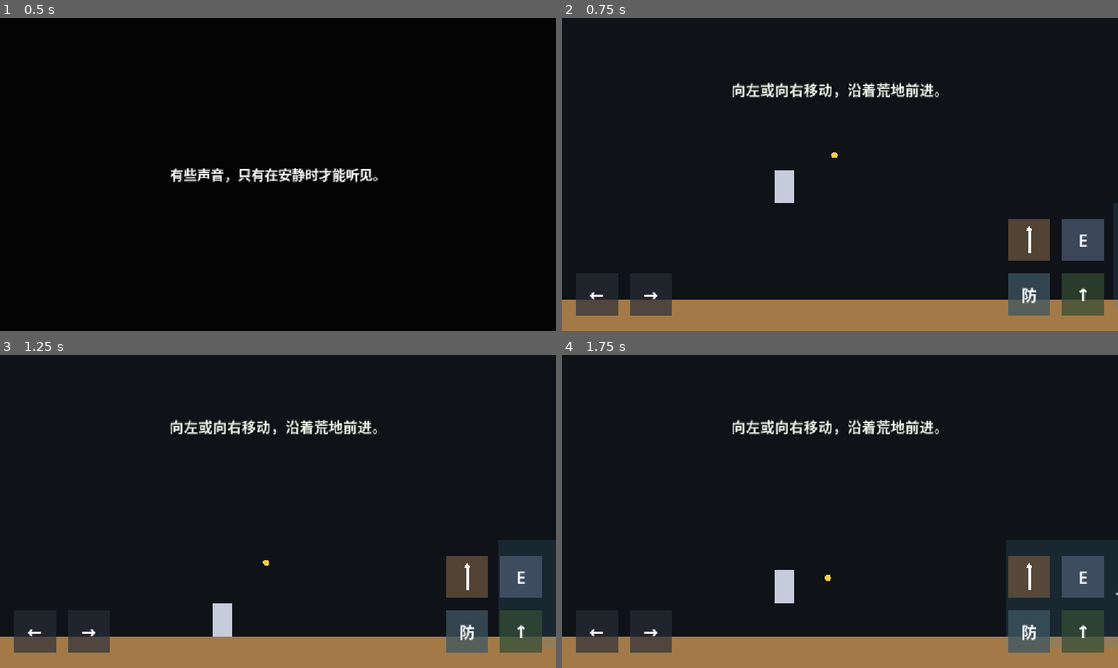
Above: before the commit, frames 1-4 (two rows, left to right).
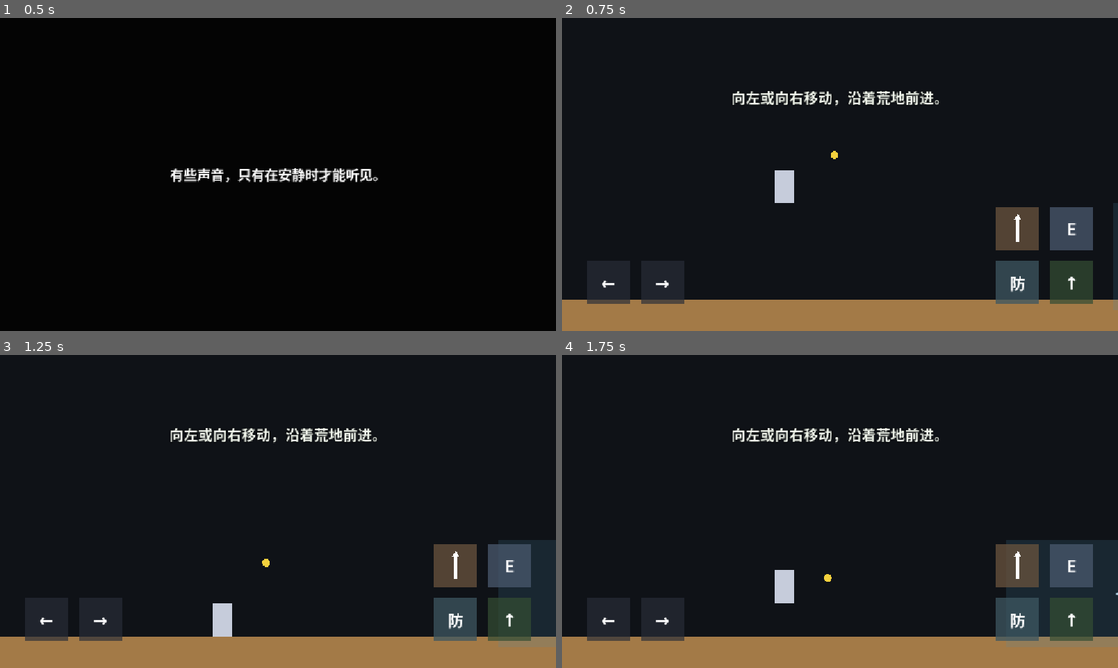
Above: after the commit, the same moments.

Repository: wenshuchuan0101-lab/A-Gift-for-the-land
Game: Godot game, scene res://Opening.tscn
Two runs of this game, one before a commit and one after it. Both use one fixed random seed, a clock stepped at 60 frames per second and the inputs below.
Inputs (mouse positions are in pixels of both pictures, inside the frame that each line leads up to):
- Up to frame 1 (0.5 s): no input
- Up to frame 2 (0.75 s): tap Enter at 0.5 s; move the mouse to (962, 158) at 0.52 s; hold D (move_right) from 0.53 s (still down); tap Q (anchor) at 0.6 s; click (962, 158) at 0.67 s
- Up to frame 3 (1.25 s): keep holding D (move_right); tap Space (jump) at 0.77 s; tap E (interact) at 0.8 s
- Up to frame 4 (1.75 s): keep holding D (move_right); move the mouse to (728, 527) at 1.27 s; tap E (interact) at 1.35 s; click (728, 527) at 1.42 s; tap Space (jump) at 1.52 s; tap Q (anchor) at 1.55 s

Frame 1 is identical in both runs. In frame 2, 6.8% of the frame differs, in the area x 2-98%, y 20-96%; in frame 3, 6.8%; in frame 4, 6.8%.

Commit message:
完成第一章Demo移动端适配与稳定性优化

Diff:
--- a/Demo_Level.tscn
+++ b/Demo_Level.tscn
@@ -32,7 +32,7 @@
 size = Vector2(80, 220)
 
 [sub_resource type="RectangleShape2D" id="RectangleShape2D_grass_slow_zone"]
-size = Vector2(600, 220)
+size = Vector2(1200, 220)
 
 [sub_resource type="RectangleShape2D" id="RectangleShape2D_final_danger"]
 size = Vector2(180, 220)
@@ -117,13 +117,17 @@
 energy_reward = 20.0
 
 [node name="GrassChaseSlowZone" type="Area2D" parent="GrassArea"]
-position = Vector2(6000, 470)
+position = Vector2(5500, 470)
 collision_layer = 0
 collision_mask = 1
 monitoring = true
 
 [node name="CollisionShape2D" type="CollisionShape2D" parent="GrassArea/GrassChaseSlowZone"]
 shape = SubResource("RectangleShape2D_grass_slow_zone")
+
+[node name="GrassRouteVisual" type="Polygon2D" parent="GrassArea/GrassChaseSlowZone"]
+polygon = PackedVector2Array(-600, 78, 600, 78, 600, 110, -600, 110)
+color = Color(0.22, 0.5, 0.25, 0.18)
 
 [node name="MapPoint" type="Area2D" parent="."]
 position = Vector2(2750, 525)
@@ -133,6 +137,7 @@
 script = ExtResource("3_map_point")
 player_path = NodePath("../PlayerSpawn/Player")
 map_panel_path = NodePath("../MapUI/MapPanel")
+mobile_controls_path = NodePath("../MobileControls")
 
 [node name="CollisionShape2D" type="CollisionShape2D" parent="MapPoint"]
 shape = SubResource("CircleShape2D_map_point")
@@ -220,7 +225,7 @@
 shape = SubResource("RectangleShape2D_final_danger")
 
 [node name="TreeShadow" parent="EndingSequence" instance=ExtResource("15_tree_shadow")]
-position = Vector2(7800, 560)
+position = Vector2(7720, 560)
 
 [node name="EndingSequenceController" type="Node" parent="EndingSequence"]
 script = ExtResource("16_ending_sequence")
@@ -361,10 +366,10 @@
 anchors_preset = 2
 anchor_top = 1.0
 anchor_bottom = 1.0
-offset_left = 24.0
-offset_top = -128.0
-offset_right = 232.0
-offset_bottom = -24.0
+offset_left = 48.0
+offset_top = -152.0
+offset_right = 256.0
+offset_bottom = -48.0
 grow_vertical = 0
 mouse_filter = 2
 
@@ -421,10 +426,10 @@
 anchor_top = 1.0
 anchor_right = 1.0
 anchor_bottom = 1.0
-offset_left = -120.0
-offset_top = -128.0
-offset_right = -24.0
-offset_bottom = -24.0
+offset_left = -144.0
+offset_top = -152.0
+offset_right = -48.0
+offset_bottom = -48.0
 grow_horizontal = 0
 grow_vertical = 0
 mouse_filter = 2
@@ -459,10 +464,10 @@
 anchor_top = 1.0
 anchor_right = 1.0
 anchor_bottom = 1.0
-offset_left = -232.0
-offset_top = -128.0
-offset_right = -136.0
-offset_bottom = -24.0
+offset_left = -256.0
+offset_top = -152.0
+offset_right = -160.0
+offset_bottom = -48.0
 grow_horizontal = 0
 grow_vertical = 0
 mouse_filter = 2
@@ -497,10 +502,10 @@
 anchor_top = 1.0
 anchor_right = 1.0
 anchor_bottom = 1.0
-offset_left = -232.0
-offset_top = -240.0
-offset_right = -136.0
-offset_bottom = -144.0
+offset_left = -256.0
+offset_top = -264.0
+offset_right = -160.0
+offset_bottom = -168.0
 grow_horizontal = 0
 grow_vertical = 0
 mouse_filter = 2
@@ -527,10 +532,10 @@
 anchor_top = 1.0
 anchor_right = 1.0
 anchor_bottom = 1.0
-offset_left = -120.0
-offset_top = -240.0
-offset_right = -24.0
-offset_bottom = -144.0
+offset_left = -144.0
+offset_top = -264.0
+offset_right = -48.0
+offset_bottom = -168.0
 grow_horizontal = 0
 grow_vertical = 0
 mouse_filter = 2
@@ -588,9 +593,9 @@
 anchors_preset = 10
 anchor_right = 1.0
 offset_left = 160.0
-offset_top = 96.0
+offset_top = 112.0
 offset_right = -160.0
-offset_bottom = 200.0
+offset_bottom = 216.0
 grow_horizontal = 2
 mouse_filter = 2
 theme_override_colors/font_color = Color(0.94, 0.96, 0.92, 1)
@@ -637,7 +642,7 @@
 theme_override_colors/font_color = Color(0.96, 0.94, 0.86, 1)
 theme_override_colors/font_outline_color = Color(0.02, 0.025, 0.03, 1)
 theme_override_constants/outline_size = 4
-theme_override_font_sizes/font_size = 24
+theme_override_font_sizes/font_size = 26
 text = "如果你看到这封信，\n说明风还没有停。\n\n我们曾经以为，\n只要建起足够高的墙，\n就能保护这片土地。\n\n后来我们才明白。\n\n土地需要的不是墙。\n\n而是有人愿意留下来。\n\n沿着风吹来的方向走，\n那里还有乐园留下的痕迹。"
 horizontal_alignment = 1
 vertical_alignment = 1
@@ -681,19 +686,58 @@
 grow_vertical = 2
 mouse_filter = 2
 
-[node name="RouteVisual" type="Polygon2D" parent="MapUI/MapPanel/MapContent"]
-polygon = PackedVector2Array(-270, 70, -170, 20, -70, 55, 40, -10, 160, 25, 270, -75)
-color = Color(0.86, 0.68, 0.32, 1)
+[node name="RouteVisual" type="Line2D" parent="MapUI/MapPanel/MapContent"]
+position = Vector2(360, 190)
+points = PackedVector2Array(-270, 70, -170, 20, -70, 55, 40, -10, 160, 25, 270, -75)
+width = 12.0
+default_color = Color(0.86, 0.68, 0.32, 1)
+antialiased = true
 
 [node name="Text" type="Label" parent="MapUI/MapPanel/MapContent"]
 layout_mode = 0
-offset_left = -320.0
-offset_top = 120.0
-offset_right = 320.0
-offset_bottom = 200.0
+offset_left = 40.0
+offset_top = 300.0
+offset_right = 680.0
+offset_bottom = 380.0
 mouse_filter = 2
 theme_override_colors/font_color = Color(1, 1, 1, 1)
 theme_override_font_sizes/font_size = 32
 text = "穿过风口，便是乐园。"
 horizontal_alignment = 1
 vertical_alignment = 1
+
+[node name="MapCloseControl" type="Control" parent="MapUI/MapPanel"]
+layout_mode = 1
+anchors_preset = 1
+anchor_left = 1.0
+anchor_right = 1.0
+offset_left = -144.0
+offset_top = 48.0
+offset_right = -48.0
+offset_bottom = 152.0
+grow_horizontal = 0
+grow_vertical = 0
+mouse_filter = 2
+
+[node name="MapCloseButton" type="TouchScreenButton" parent="MapUI/MapPanel/MapCloseControl"]
+position = Vector2(48, 52)
+shape = SubResource("RectangleShape2D_mobile_button")
+action = "interact"
+passby_press = true
+visibility_mode = 0
+
+[node name="Background" type="Polygon2D" parent="MapUI/MapPanel/MapCloseControl/MapCloseButton"]
+polygon = PackedVector2Array(-44, -44, 44, -44, 44, 44, -44, 44)
+color = Color(0.34, 0.38, 0.44, 0.9)
+
+[node name="Label" type="Label" parent="MapUI/MapPanel/MapCloseControl/MapCloseButton"]
+offset_left = -44.0
+offset_top = -44.0
+offset_right = 44.0
+offset_bottom = 44.0
+mouse_filter = 2
+theme_override_colors/font_color = Color(1, 1, 1, 1)
+theme_override_font_sizes/font_size = 36
+text = "×"
+horizontal_alignment = 1
+vertical_alignment = 1
--- a/Player.tscn
+++ b/Player.tscn
@@ -6,6 +6,7 @@
 size = Vector2(40, 70)
 
 [node name="Player" type="CharacterBody2D"]
+z_index = 2
 script = ExtResource("1_player")
 
 [node name="CollisionShape2D" type="CollisionShape2D" parent="."]
--- a/Seed.tscn
+++ b/Seed.tscn
@@ -3,10 +3,11 @@
 [ext_resource type="Script" path="res://seed.gd" id="1_seed"]
 
 [node name="Seed" type="Node2D"]
+z_index = 3
 script = ExtResource("1_seed")
 max_energy = 100.0
 energy = 100.0
 
 [node name="Visual" type="Polygon2D" parent="."]
-polygon = PackedVector2Array(8, 0, 7.391, 3.061, 5.657, 5.657, 3.061, 7.391, 0, 8, -3.061, 7.391, -5.657, 5.657, -7.391, 3.061, -8, 0, -7.391, -3.061, -5.657, -5.657, -3.061, -7.391, 0, -8, 3.061, -7.391, 5.657, -5.657, 7.391, -3.061)
+polygon = PackedVector2Array(10, 0, 9.239, 3.826, 7.071, 7.071, 3.826, 9.239, 0, 10, -3.826, 9.239, -7.071, 7.071, -9.239, 3.826, -10, 0, -9.239, -3.826, -7.071, -7.071, -3.826, -9.239, 0, -10, 3.826, -9.239, 7.071, -7.071, 9.239, -3.826)
 color = Color(0.96, 0.82, 0.24, 1)
--- a/TotemMemory.tscn
+++ b/TotemMemory.tscn
@@ -122,7 +122,7 @@
 theme_override_colors/font_color = Color(0.94, 0.96, 0.92, 1)
 theme_override_colors/font_outline_color = Color(0.02, 0.025, 0.03, 1)
 theme_override_constants/outline_size = 4
-theme_override_font_sizes/font_size = 24
+theme_override_font_sizes/font_size = 26
 text = "这里曾经有一片森林。\n\n人们依靠它生活。\n\n直到风带走了最后一片绿色。\n\n他们留下了种子。\n\n等待后来的人。"
 horizontal_alignment = 1
 vertical_alignment = 1
--- a/map_point.gd
+++ b/map_point.gd
@@ -2,20 +2,25 @@
 
 @export var player_path: NodePath
 @export var map_panel_path: NodePath
+@export var mobile_controls_path: NodePath
 
 var player: CharacterBody2D
 var map_panel: Control
+var mobile_controls: CanvasLayer
 var player_in_range := false
 var map_open := false
+var mobile_controls_were_visible := true
 
 
 func _ready() -> void:
 	player = get_node_or_null(player_path) as CharacterBody2D
 	map_panel = get_node_or_null(map_panel_path) as Control
+	mobile_controls = get_node_or_null(mobile_controls_path) as CanvasLayer
 	body_entered.connect(_on_body_entered)
 	body_exited.connect(_on_body_exited)
 	if map_panel != null:
 		map_panel.visible = false
+	set_process(false)
 
 
 func _process(_delta: float) -> void:
@@ -26,18 +31,27 @@
 func _on_body_entered(body: Node2D) -> void:
 	if body == player:
 		player_in_range = true
+		set_process(true)
 
 
 func _on_body_exited(body: Node2D) -> void:
 	if body == player:
 		player_in_range = false
 		_set_map_open(false)
+		set_process(false)
 
 
 func _set_map_open(open: bool) -> void:
+	var was_open := map_open
 	map_open = open
 	if map_panel != null:
 		map_panel.visible = open
+	if mobile_controls != null:
+		if open and not was_open:
+			mobile_controls_were_visible = mobile_controls.visible
+			mobile_controls.visible = false
+		elif not open and was_open:
+			mobile_controls.visible = mobile_controls_were_visible
 	if player != null:
 		player.velocity = Vector2.ZERO
 		player.set_physics_process(not open)
--- a/wind_zone.gd
+++ b/wind_zone.gd
@@ -23,6 +23,7 @@
 	body_entered.connect(_on_body_entered)
 	body_exited.connect(_on_body_exited)
 	_update_environment_visual()
+	set_physics_process(false)
 
 
 func _physics_process(_delta: float) -> void:
@@ -48,12 +49,14 @@
 	if body is CharacterBody2D and body.has_method("add_external_force"):
 		player = body
 		player_in_zone = true
+		set_physics_process(true)
 
 
 func _on_body_exited(body: Node2D) -> void:
 	if body == player:
 		player_in_zone = false
 		player = null
+		set_physics_process(false)
 
 
 func _update_environment_visual() -> void:
Not shown, changed: ERROR_REPORT.md
Not shown, changed: REPORT.md
